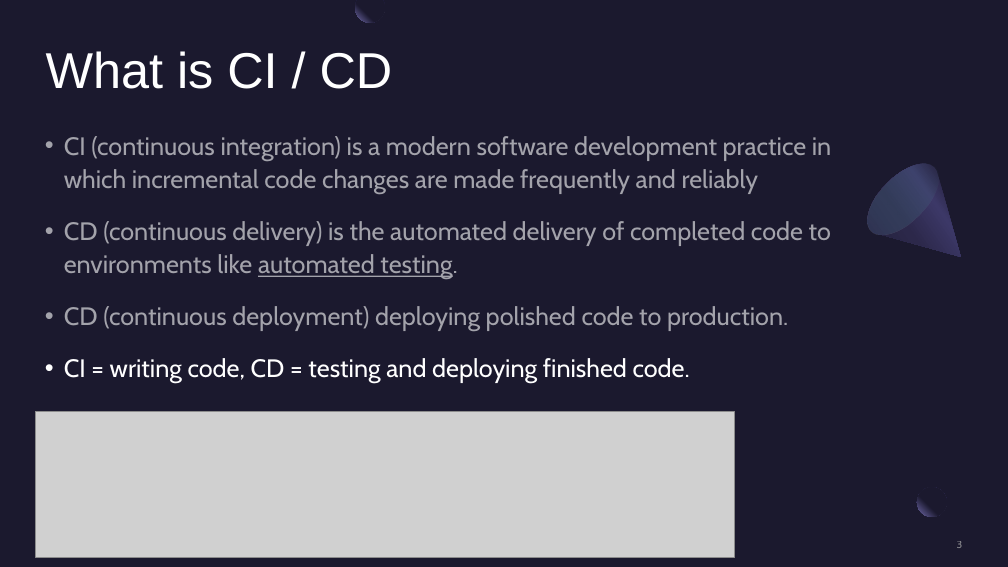
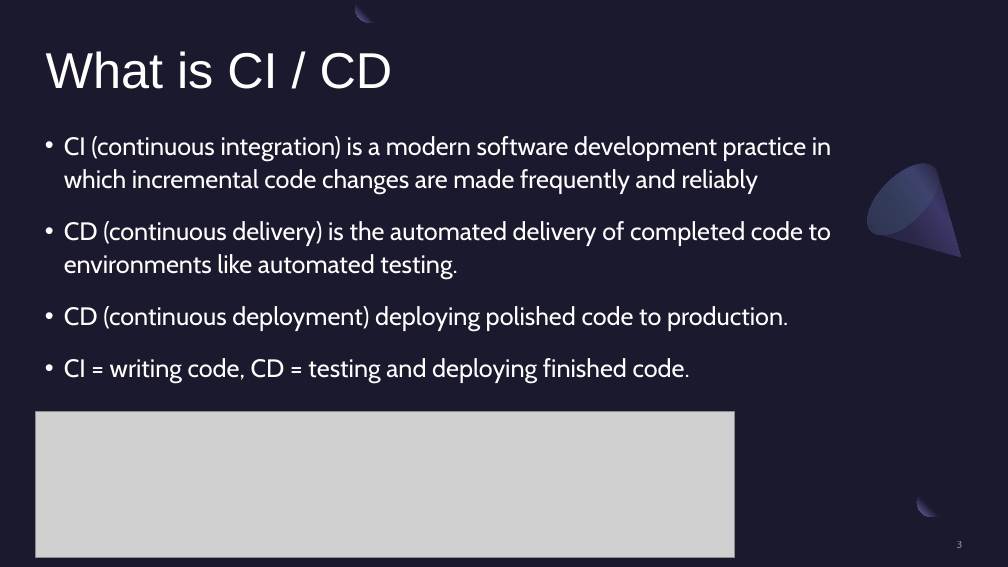
Before and after one commit to BrianChen0527/postgreSQL, a slide deck: slide 3 of MSFT_Azure/Microsoft Azure.pptx. Drawn at 1008x567 pixels with LibreOffice and Linux fonts; fonts in the diff are those of the drawing; grey boxes stand for pictures. Boxes give left, top, right and bottom in pixels: in the first picture for what was removed or moved away, otherwise in the second. Text is boxed around its words. In the diff, an @@ line names an element or a change of style, - is before the commit and + after.

```diff
--- a/MSFT_Azure/Microsoft Azure.pptx
+++ b/MSFT_Azure/Microsoft Azure.pptx
@@ text at (x1=64, y1=136, x2=831, y2=332): text colour #FFFFFF at 60% opacity to #FFFFFF in "CI (continuous integration) is a modern software ...", "CD (continuous delivery) is the automated delivery ...", "CD (continuous deployment) deploying polished code to ..."; underline off in "automated testing." @@
```
Also in this commit, not shown: 3 slides added, 2 other files.
